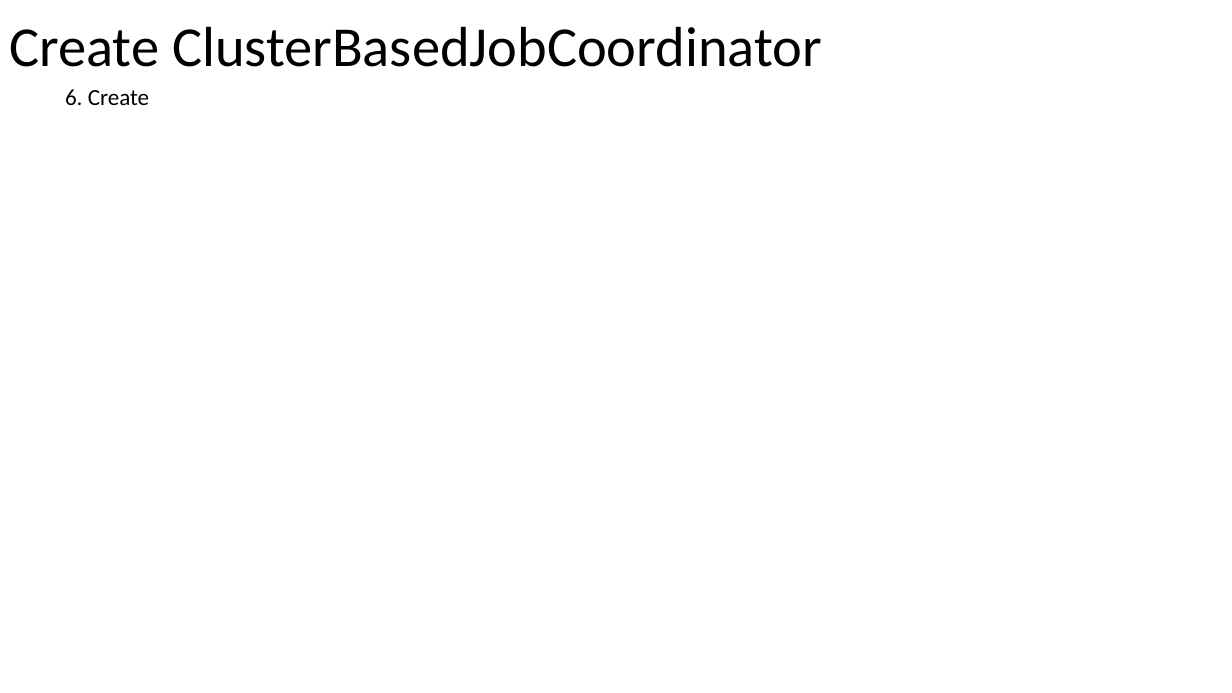
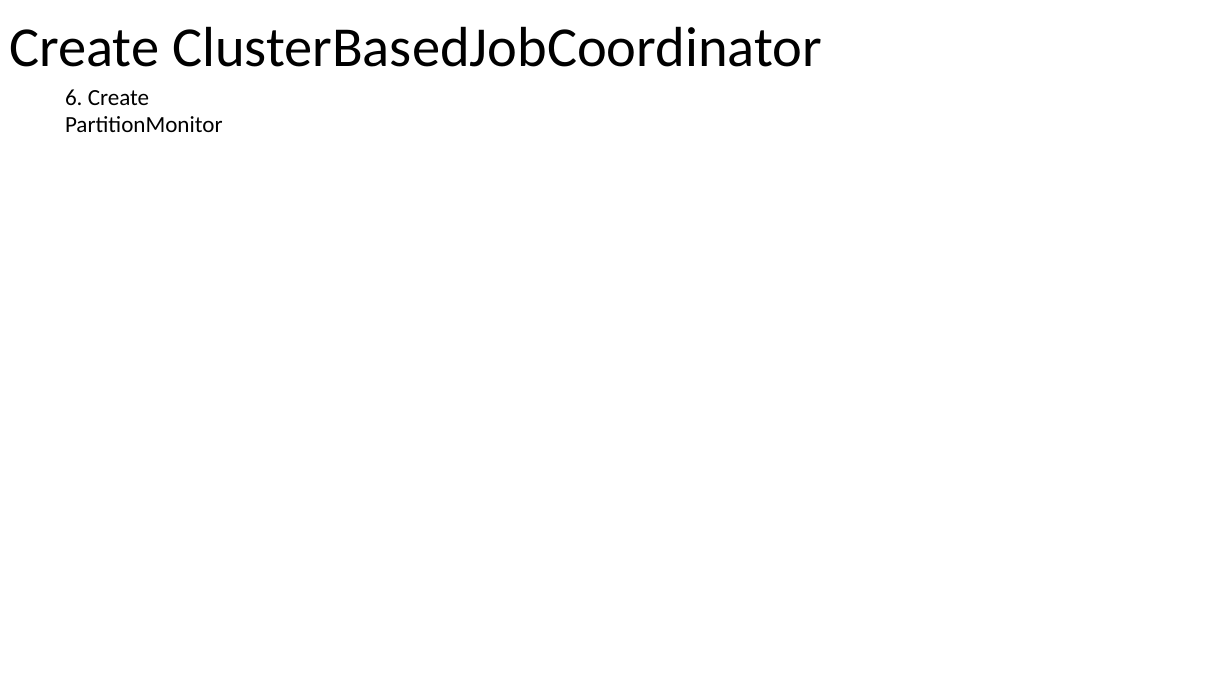
Before and after one commit to Swrrt/Samza-Documents, a slide deck: slide 75 of Documentation/SamzaStructure.pptx. Drawn at 1232x693 pixels with LibreOffice and Linux fonts; fonts in the diff are those of the drawing. Boxes give left, top, right and bottom in pixels: in the first picture for what was removed or moved away, otherwise in the second. Text is boxed around its words. In the diff, an @@ line names an element or a change of style, - is before the commit and + after.

```diff
--- a/Documentation/SamzaStructure.pptx
+++ b/Documentation/SamzaStructure.pptx
@@ text at <box>65,89,223,132</box>: text changed @@
-6. Create
+6. Create PartitionMonitor
```
Also in this commit, not shown: 1 other slide changed.
